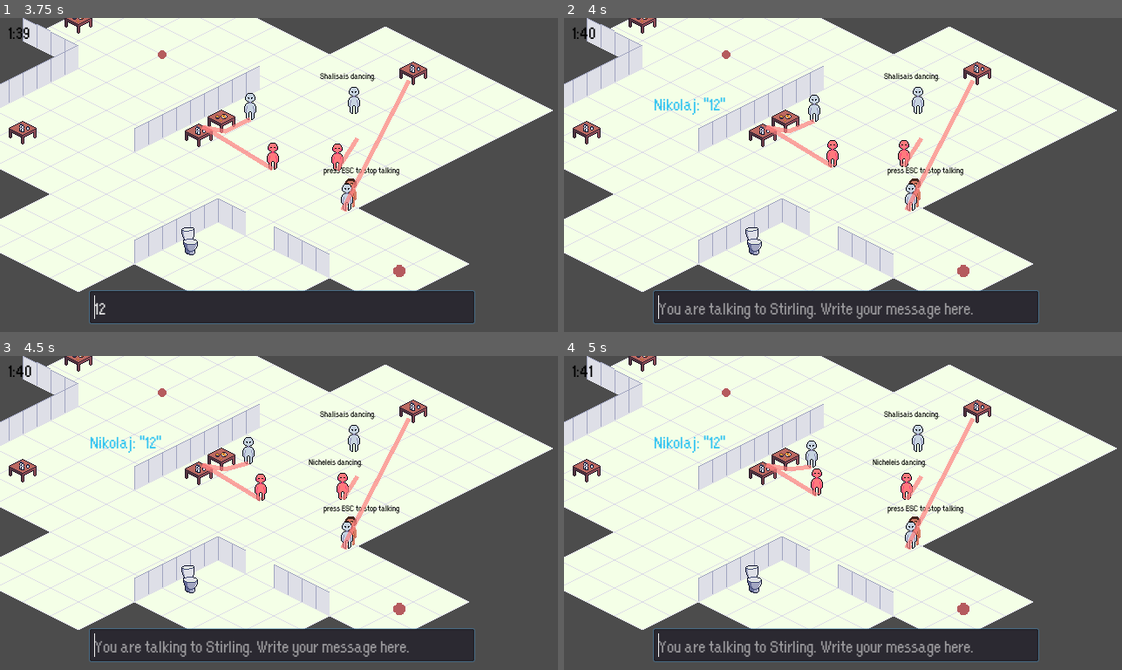
Above: before the commit, frames 1-4 (two rows, left to right).
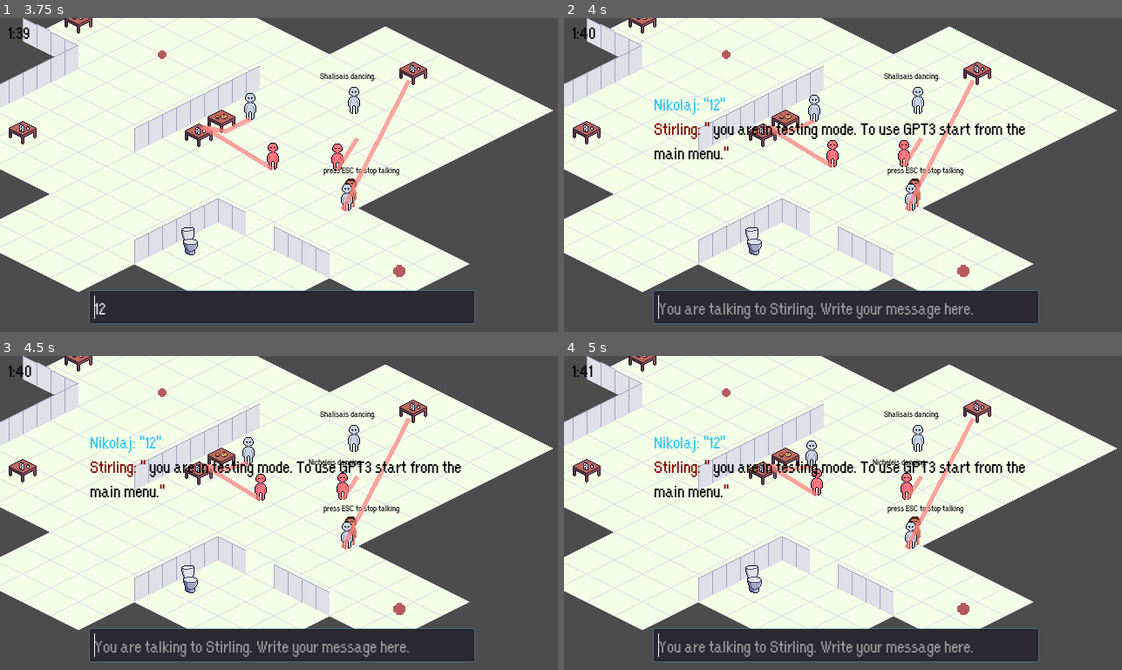
Above: after the commit, the same moments.

Repository: Boffl/language-game-prototype
Game: Godot game, scene res://Party.tscn
The game is run twice, just before and just after one commit, with the same random seed, the same clock (stepped at 60 frames per second) and the same inputs.
Inputs (mouse positions are in pixels of both pictures, inside the frame that each line leads up to):
- Up to frame 1 (3.75 s): tap Enter (ui_accept) at 0.5, 0.77, 1.52 s; hold Right (ui_right) 0.53-1.28 s; hold Down (ui_down) 1.28-2.03 s; tap Space at 2 s; hold Right (ui_right) 2.03-2.75 s; click (284, 306) at 2.77 s; type "12" at 2.85 s; hold Up (ui_up) from 3.53 s (still down)
- Up to frame 2 (4 s): keep holding Up (ui_up); tap Enter (ui_accept) at 3.77 s
- Up to frame 3 (4.5 s): release Up (ui_up) at 4.28 s; hold Left (ui_left) from 4.28 s (still down)
- Up to frame 4 (5 s): keep holding Left (ui_left); tap Enter (ui_accept) at 4.52 s

Frame 1 is identical in both runs. In frame 2, 1.4% of the frame differs, in the area x 16-83%, y 33-45%; in frame 3, 1.4%; in frame 4, 1.4%.
Error before the commit: Invalid call. Nonexistent function 'has' in base 'Nil'. (res://ChatBox/ChatBox.gd:121)

Commit message:
implement testing mode, for not using too many API calls.

Diff:
--- a/ChatBox/ChatBox.gd
+++ b/ChatBox/ChatBox.gd
@@ -75,13 +75,14 @@
 		prompt += username + ": \""
 
 
-		#print(prompt)
-
-
-		# send prompt to api and wait for answer signal
-		request_answer(prompt)
-		yield(self, "request_finished")
-		#print("answer: ", answer)
+		#check if in testing mode
+		if GlobalSettings.testing_mode:
+			answer = "[color=#000000] you are in testing mode. To use GPT3 start from the main menu.[/color]"
+		else:
+			# send prompt to api and wait for answer signal
+			request_answer(prompt)
+			yield(self, "request_finished")
+			#print("answer: ", answer)
 
 		# add answer to the chat
 		add_message(username, answer, color)
@@ -97,6 +98,7 @@
 
 
 func request_answer(prompt):
+	print(prompt)
 
 	parameters = {
 		"model": "text-davinci-002",
--- a/MainMenu/MainMenu.gd
+++ b/MainMenu/MainMenu.gd
@@ -10,6 +10,7 @@
 	get_node("CenterContainer/VBoxContainer/CenterContainer/VBoxContainer/GuestSlider").set_value(nr_of_guests)
 	get_node("CenterContainer/VBoxContainer/CenterContainer/VBoxContainer/GuestLabel").set_text("Number of Guests: " + str(nr_of_guests))
 	get_node("CenterContainer/VBoxContainer/StartButton").rect_min_size = Vector2(200, 50)
+	GlobalSettings.testing_mode = false
 
 
 	# export the values to the GlobalSettings
--- a/MainMenu/global_settings.gd
+++ b/MainMenu/global_settings.gd
@@ -7,4 +7,5 @@
 
 var nr_of_guests = 5
 var player_name = "Nikolaj"
-var api_key = ""
+var api_key = OS.get_environment("API_KEY")
+var testing_mode = true
--- a/PartyGuest/PartyGuest.gd
+++ b/PartyGuest/PartyGuest.gd
@@ -81,7 +81,8 @@
 var parameters = {}
 # dictionary of tokens that are allowed as the answer
 var logit_bias = {'4098': 100, '4483': 100, '270': 100, '1561': 100, '676': 100, '39463': 100, '296': 100, '5548': 100, '4144': 100, '47408': 100, '9280': 100, '67': 100, '7109': 100, '198': 100, '590': 100, '85': 100, '2666': 100, '16620': 100, '32638': 100, '1660': 100, '44542': 100}
-
+# for testing_mode:
+var labels = ["drink water", "drink alcohol", "eat", "dance", "leave", "pee"]
 """ Steering"""
 
 var ray_directions = []
@@ -316,51 +317,60 @@
 	classify_conversation(4)
 
 
+
 	get_node("PartyGuestArea/CanvasLayer").remove_child(chatBox)
 
 
 func classify_conversation(var num):
+	#  classify the conversation and choose an action
 	# :param num: number of sentences to use (e.g. num=4 for using the last 4)
-	var all_sentences = chatBox.chatLog.text.split("\n")
-	var sentences = []
-	# note this might give a problem if the model returns a \n
-	# 	-> I tried this out and it does not seem to be a problem :)
-
-	# choosing the last sentences, that are important for the classification
-	var count
-	if len(all_sentences)<num:
-		count = len(all_sentences)
+
+	if GlobalSettings.testing_mode:
+		print("you are in testing mode, will chose action randomly")
+		label = labels[randi() % labels.size()]
+
 	else:
-		count = num
-	for i in count:
-		sentences.append(all_sentences[-i])
-	text = "" # empty variable
-	for i in count:
-		# turning it around (before in the array the sentences are in backwards order
-		text += sentences[count-i-1] + "\n"
-
-	text += "After the conversation " + guest_name + "went to "
-
-	parameters = {
-	"model": "text-davinci-002",
-	"prompt": text,
-	"temperature": 0.9,
-	"max_tokens": 4,
-	"frequency_penalty": 2,
-	"presence_penalty": 0.2,
-	"logit_bias": logit_bias,
-	"stop": ["\""]
-}
-
-	$HTTPRequest.request(url, ["Content-Type: application/json", api_key_request], true, HTTPClient.METHOD_POST, JSON.print(parameters))
-	yield(self, "request_finished")
+		var all_sentences = chatBox.chatLog.text.split("\n")
+		var sentences = []
+		# note this might give a problem if the model returns a \n
+		# 	-> I tried this out and it does not seem to be a problem :)
+
+		# choosing the last sentences, that are important for the classification
+		var count
+		if len(all_sentences)<num:
+			count = len(all_sentences)
+		else:
+			count = num
+		for i in count:
+			sentences.append(all_sentences[-i])
+		text = "" # empty variable
+		for i in count:
+			# turning it around (before in the array the sentences are in backwards order
+			text += sentences[count-i-1] + "\n"
+
+		text += "After the conversation " + guest_name + "went to "
+
+		parameters = {
+		"model": "text-davinci-002",
+		"prompt": text,
+		"temperature": 0.9,
+		"max_tokens": 4,
+		"frequency_penalty": 2,
+		"presence_penalty": 0.2,
+		"logit_bias": logit_bias,
+		"stop": ["\""]
+	}
+
+		$HTTPRequest.request(url, ["Content-Type: application/json", api_key_request], true, HTTPClient.METHOD_POST, JSON.print(parameters))
+		yield(self, "request_finished")
 
 
 	print("Action from the conversation: ", label)
-
 	if all_actions.str_action_dict.has(label):
 		print("in the dict")
 		new_action(label)
+
+
 
 func _on_HTTPRequest_request_completed(result, response_code, headers, body):
 		# parse and extract answer
--- a/project.godot
+++ b/project.godot
@@ -9,6 +9,11 @@
 config_version=4
 
 _global_script_classes=[ {
+"base": "Node2D",
+"class": "Pathfinding",
+"language": "GDScript",
+"path": "res://Pathfinding/Pathfinding.gd"
+}, {
 "base": "Node2D",
 "class": "dance",
 "language": "GDScript",
@@ -70,6 +75,7 @@
 "path": "res://PartyGuest/Actions/wait.gd"
 } ]
 _global_script_class_icons={
+"Pathfinding": "",
 "dance": "",
 "drink_alc": "",
 "drink_water": "",
